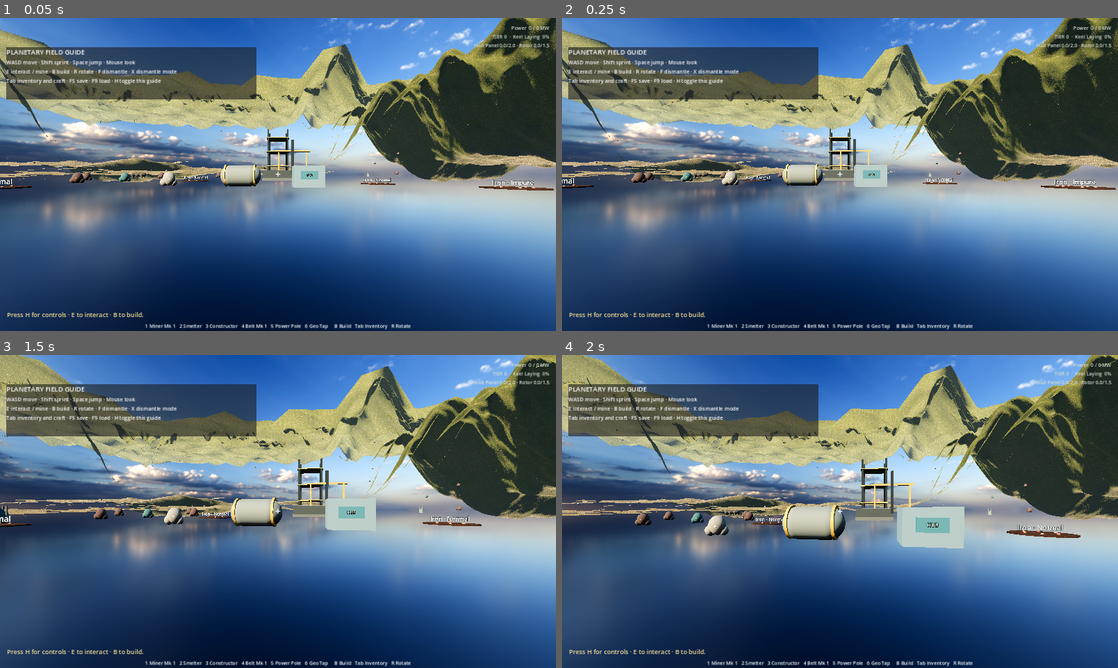
Above: before the commit, frames 1-4 (two rows, left to right).
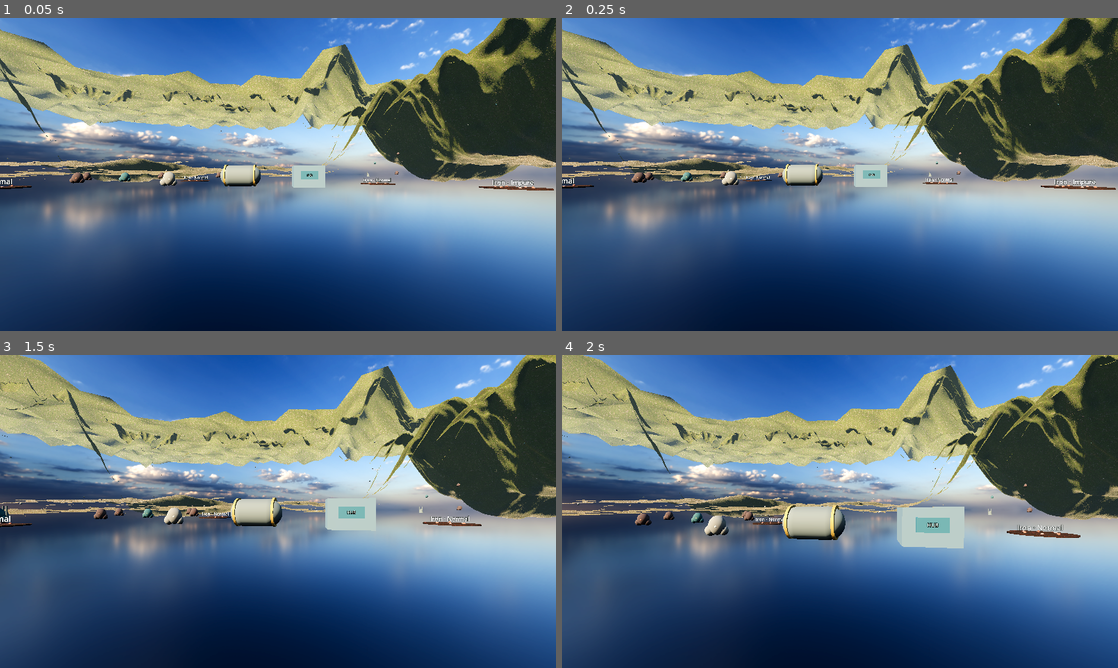
Above: after the commit, the same moments.

Repository: LoaiMaher/factory
Game: Godot game, scene res://scenes/main.tscn
Same seed, same stepped clock (60 frames per second), same inputs: the game is played once before the commit and once after it.
Inputs (mouse positions are in pixels of both pictures, inside the frame that each line leads up to):
- Up to frame 1 (0.05 s): no input
- Up to frame 2 (0.25 s): no input
- Up to frame 3 (1.5 s): tap H at 0.5, 1.25 s; move the mouse to (305, 511) at 0.52 s; hold W (move_forward) from 0.53 s (still down); tap E (interact) at 0.6 s; click (305, 511) at 0.67 s; tap Space (jump) at 0.77 s; move the mouse to (250, 511) at 1.27 s; tap Shift (sprint) at 1.35 s
- Up to frame 4 (2 s): keep holding W (move_forward); tap Space (jump) at 1.52 s

The runs differ from the first frame. In frame 1, 8.7% of the frame differs, in the area x 1-99%, y 2-100%; in frame 2, 8.7%; in frame 3, 8.8%; in frame 4, 8.9%.
Error after the commit: Parse Error: Could not find type "ConeMesh" in the current scope. (res://scripts/world/foliage.gd:174)

Commit message:
Add chunked foliage with saved footprint removal
Co-Authored-By: Devin AI <158243242+devin-ai-integration[bot]@users.noreply.github.com>

Diff:
--- a/scripts/main.gd
+++ b/scripts/main.gd
@@ -7,6 +7,7 @@
 var terrain: FactoryTerrain
 var player: FactoryPlayer
 var visuals: FactoryVisuals
+var foliage: FactoryFoliage
 var herd: BorebackHerd
 var hud: FactoryHUD
 var build_system: FactoryBuildSystem = FactoryBuildSystem.new()
@@ -45,6 +46,10 @@
 	player.name = "Player"
 	player.position = Vector3(0.0, terrain.height_at(0.0, 38.0) + 0.1, 38.0)
 	add_child(player)
+	foliage = FactoryFoliage.new()
+	foliage.name = "Foliage"
+	foliage.setup(terrain, player)
+	add_child(foliage)
 	visuals = FactoryVisuals.new()
 	visuals.name = "Visuals"
 	visuals.setup(sim, terrain)
@@ -297,6 +302,8 @@
 			return
 		if build_system.place_path(sim, path, build_system.selected):
 			_pay_cost(cost, total)
+			for path_cell: Dictionary in path:
+				foliage.remove_in_footprint(path_cell["cell"], Vector2i.ONE)
 			build_system.belt_start = null
 			hud.show_toast("Placed %d belts." % total)
 		else:
@@ -361,6 +368,7 @@
 		hud.show_toast("That footprint is blocked.")
 		return
 	_pay_cost(cost, 1)
+	foliage.remove_in_footprint(cell, _building_size(build_system.selected, build_system.rotation))
 	hud.show_toast("Placed %s." % build_system.selected.replace("_", " "))
 
 func _find_node(cell: Vector2i) -> Dictionary:
@@ -586,7 +594,10 @@
 			hud.show_toast("Save skipped · couldn't back up the existing save.", 6.0)
 			return
 		save_backup_pending = false
-	var world_state: Dictionary = {"boulders": terrain.ore_boulders.to_dict()}
+	var world_state: Dictionary = {
+		"boulders": terrain.ore_boulders.to_dict(),
+		"foliage": foliage.state.to_dict()
+	}
 	if save_system.save_game(sim, player, unlocked_tiers, world_state):
 		hud.show_toast("Saved to user://save.json")
 	else:
@@ -604,6 +615,7 @@
 	unlocked_tiers = int(loaded["unlocked_tiers"])
 	var world_state: Dictionary = loaded.get("world", {})
 	terrain.restore_boulders(world_state.get("boulders", {}))
+	foliage.restore_state(world_state.get("foliage", []))
 	hud.unlocked_tiers = unlocked_tiers
 	hud._update_hotbar()
 	last_spire_stage = sim.spire_stage
--- /dev/null
+++ b/scripts/world/foliage.gd
@@ -0,0 +1,358 @@
+extends Node3D
+class_name FactoryFoliage
+
+const WORLD_HALF_EXTENT: float = 512.0
+const CHUNK_SIZE: float = 128.0
+const TREES_PER_CHUNK: int = 132
+const GRASS_RADIUS: float = 60.0
+
+var terrain: FactoryTerrain
+var player: FactoryPlayer
+var state: FoliageState = FoliageState.new()
+var foliage_definitions: Array[Dictionary] = []
+var instance_lookup: Dictionary = {}
+var tree_colliders: Dictionary = {}
+var chunk_bodies: Dictionary = {}
+var grass_instance: MultiMeshInstance3D
+var grass_mesh: ArrayMesh
+var last_grass_region: Vector2i = Vector2i(999999, 999999)
+
+func setup(factory_terrain: FactoryTerrain, factory_player: FactoryPlayer) -> void:
+	terrain = factory_terrain
+	player = factory_player
+
+func _ready() -> void:
+	_generate_definitions()
+	if DisplayServer.get_name() == "headless":
+		return
+	_build_tree_multimeshes()
+	_build_scatter_multimeshes()
+	_build_grass_mesh()
+	_update_grass(true)
+
+func _process(_delta: float) -> void:
+	if DisplayServer.get_name() != "headless":
+		_update_grass(false)
+
+func restore_state(data: Variant) -> void:
+	state.from_dict(data)
+	for foliage_id: Variant in state.removed_ids:
+		_hide_instance(str(foliage_id))
+
+func remove_in_footprint(cell: Vector2i, size: Vector2i) -> void:
+	for definition: Dictionary in foliage_definitions:
+		var foliage_id: String = str(definition["id"])
+		if state.is_removed(foliage_id):
+			continue
+		var foliage_cell: Vector2i = terrain.cell_from_world(definition["position"])
+		if foliage_cell.x < cell.x or foliage_cell.x >= cell.x + size.x:
+			continue
+		if foliage_cell.y < cell.y or foliage_cell.y >= cell.y + size.y:
+			continue
+		state.remove(foliage_id)
+		_hide_instance(foliage_id)
+
+func _generate_definitions() -> void:
+	var rng: RandomNumberGenerator = RandomNumberGenerator.new()
+	rng.seed = 88341
+	var tree_index: int = 0
+	var bush_index: int = 0
+	var rock_index: int = 0
+	var occupied: Dictionary = {}
+	for chunk_z: int in range(8):
+		for chunk_x: int in range(8):
+			var start_x: float = -WORLD_HALF_EXTENT + float(chunk_x) * CHUNK_SIZE
+			var start_z: float = -WORLD_HALF_EXTENT + float(chunk_z) * CHUNK_SIZE
+			for _sample: int in range(TREES_PER_CHUNK):
+				var x: float = start_x + rng.randf_range(4.0, CHUNK_SIZE - 4.0)
+				var z: float = start_z + rng.randf_range(4.0, CHUNK_SIZE - 4.0)
+				if Vector2(x, z).distance_to(Vector2(0.0, 38.0)) < 112.0:
+					continue
+				if Vector2(x, z).distance_to(terrain.LAKE_CENTER) < 120.0:
+					continue
+				var density: float = terrain.forest_density_at(x, z)
+				if rng.randf() > density * 0.72:
+					continue
+				var cell_key: Vector2i = Vector2i(floori(x / 5.0), floori(z / 5.0))
+				if occupied.has(cell_key):
+					continue
+				occupied[cell_key] = true
+				var variant: int = rng.randi_range(0, 4)
+				var position: Vector3 = Vector3(x, terrain.height_at(x, z), z)
+				var chunk: Vector2i = Vector2i(chunk_x, chunk_z)
+				foliage_definitions.append({
+					"id": "tree_%05d" % tree_index,
+					"type": "tree",
+					"variant": variant,
+					"position": position,
+					"height": rng.randf_range(5.4, 7.4),
+					"scale": rng.randf_range(0.82, 1.2),
+					"yaw": rng.randf_range(0.0, TAU),
+					"chunk": chunk
+				})
+				tree_index += 1
+			for _sample: int in range(56):
+				var bush_x: float = start_x + rng.randf_range(3.0, CHUNK_SIZE - 3.0)
+				var bush_z: float = start_z + rng.randf_range(3.0, CHUNK_SIZE - 3.0)
+				var bush_density: float = terrain.forest_density_at(bush_x, bush_z)
+				if bush_density < 0.38 or rng.randf() > bush_density * 0.32:
+					continue
+				var bush_position: Vector3 = Vector3(bush_x, terrain.height_at(bush_x, bush_z), bush_z)
+				foliage_definitions.append({
+					"id": "bush_%05d" % bush_index,
+					"type": "bush",
+					"variant": rng.randi_range(0, 1),
+					"position": bush_position,
+					"scale": rng.randf_range(0.7, 1.25),
+					"yaw": rng.randf_range(0.0, TAU),
+					"chunk": Vector2i(chunk_x, chunk_z)
+				})
+				bush_index += 1
+			for _sample: int in range(24):
+				var rock_x: float = start_x + rng.randf_range(3.0, CHUNK_SIZE - 3.0)
+				var rock_z: float = start_z + rng.randf_range(3.0, CHUNK_SIZE - 3.0)
+				if Vector2(rock_x, rock_z).distance_to(Vector2(0.0, 38.0)) < 86.0 or rng.randf() > 0.28:
+					continue
+				var rock_position: Vector3 = Vector3(rock_x, terrain.height_at(rock_x, rock_z), rock_z)
+				foliage_definitions.append({
+					"id": "rock_%05d" % rock_index,
+					"type": "rock",
+					"variant": rng.randi_range(0, 1),
+					"position": rock_position,
+					"scale": rng.randf_range(0.38, 0.88),
+					"yaw": rng.randf_range(0.0, TAU),
+					"chunk": Vector2i(chunk_x, chunk_z)
+				})
+				rock_index += 1
+
+func _build_tree_multimeshes() -> void:
+	var groups: Dictionary = {}
+	for definition: Dictionary in foliage_definitions:
+		if definition["type"] != "tree" or state.is_removed(str(definition["id"])):
+			continue
+		var variant: int = int(definition["variant"])
+		if not groups.has(variant):
+			groups[variant] = {"trunks": [], "canopies": [], "indices": {}}
+		var group: Dictionary = groups[variant]
+		var position: Vector3 = definition["position"]
+		var height: float = float(definition["height"])
+		var scale: float = float(definition["scale"])
+		var yaw: float = float(definition["yaw"])
+		var basis: Basis = Basis(Vector3.UP, yaw).scaled(Vector3(scale, height / 5.4, scale))
+		var trunk_index: int = group["trunks"].size()
+		group["trunks"].append(Transform3D(basis, position + Vector3(0.0, height * 0.5, 0.0)))
+		var canopy_count: int = 2 if variant < 3 else 1
+		var canopy_index: int = group["canopies"].size()
+		if variant < 3:
+			group["canopies"].append(Transform3D(Basis(Vector3.UP, yaw).scaled(Vector3(scale, 0.78 * scale, scale)),
+				position + Vector3(0.0, height * 0.62, 0.0)))
+			group["canopies"].append(Transform3D(Basis(Vector3.UP, yaw).scaled(Vector3(scale * 0.72, 0.66 * scale, scale * 0.72)),
+				position + Vector3(0.0, height * 0.86, 0.0)))
+		else:
+			group["canopies"].append(Transform3D(Basis(Vector3.UP, yaw).scaled(Vector3(scale, scale, scale)),
+				position + Vector3(0.0, height * 0.79, 0.0)))
+		group["indices"][str(definition["id"])] = {
+			"trunk": trunk_index,
+			"canopy": canopy_index,
+			"canopy_count": canopy_count
+		}
+		groups[variant] = group
+
+	for variant: int in groups:
+		var group: Dictionary = groups[variant]
+		var trunk_mesh: CylinderMesh = CylinderMesh.new()
+		trunk_mesh.top_radius = 0.17
+		trunk_mesh.bottom_radius = 0.29
+		trunk_mesh.height = 5.4
+		trunk_mesh.radial_segments = 8
+		var bark: StandardMaterial3D = StandardMaterial3D.new()
+		bark.albedo_color = Color("514338")
+		bark.roughness = 0.94
+		var trunk_multimesh: MultiMesh = _make_multimesh("TreeTrunks_%d" % variant, trunk_mesh, bark, group["trunks"], 720.0)
+		var canopy_mesh: Mesh
+		if variant < 3:
+			var cone: ConeMesh = ConeMesh.new()
+			cone.bottom_radius = 1.7 + float(variant) * 0.12
+			cone.height = 4.1 + float(variant) * 0.25
+			cone.radial_segments = 7
+			canopy_mesh = cone
+		else:
+			var crown: SphereMesh = SphereMesh.new()
+			crown.radius = 1.55 + float(variant - 3) * 0.22
+			crown.height = 2.8 + float(variant - 3) * 0.2
+			crown.radial_segments = 9
+			crown.rings = 6
+			canopy_mesh = crown
+		var leaf_color: Color = [Color("253d2b"), Color("304633"), Color("3b4b35"), Color("4c6242"), Color("566946")][variant]
+		var leaves: ShaderMaterial = _wind_material(leaf_color, 0.08)
+		var canopy_multimesh: MultiMesh = _make_multimesh("TreeCanopies_%d" % variant, canopy_mesh, leaves, group["canopies"], 720.0)
+		for foliage_id: String in group["indices"]:
+			var indices: Dictionary = group["indices"][foliage_id]
+			var references: Array[Dictionary] = [
+				{"multimesh": trunk_multimesh, "index": int(indices["trunk"])}
+			]
+			for canopy_index: int in range(int(indices["canopy_count"])):
+				references.append({"multimesh": canopy_multimesh, "index": int(indices["canopy"]) + canopy_index})
+			instance_lookup[foliage_id] = references
+	for definition: Dictionary in foliage_definitions:
+		if definition["type"] == "tree" and not state.is_removed(str(definition["id"])):
+			_add_trunk_collision(definition)
+
+func _build_scatter_multimeshes() -> void:
+	var groups: Dictionary = {}
+	for definition: Dictionary in foliage_definitions:
+		if definition["type"] == "tree" or state.is_removed(str(definition["id"])):
+			continue
+		var group_key: String = "%s_%d" % [definition["type"], int(definition["variant"])]
+		if not groups.has(group_key):
+			groups[group_key] = {"transforms": [], "indices": {}}
+		var group: Dictionary = groups[group_key]
+		var position: Vector3 = definition["position"]
+		var scale: float = float(definition["scale"])
+		var basis: Basis = Basis(Vector3.UP, float(definition["yaw"])).scaled(Vector3(scale, scale, scale))
+		var instance_index: int = group["transforms"].size()
+		var vertical_offset: float = 0.44 if definition["type"] == "bush" else 0.35 * scale
+		group["transforms"].append(Transform3D(basis, position + Vector3(0.0, vertical_offset, 0.0)))
+		group["indices"][str(definition["id"])] = instance_index
+		groups[group_key] = group
+
+	for group_key: String in groups:
+		var group: Dictionary = groups[group_key]
+		var pieces: PackedStringArray = group_key.split("_")
+		var kind: String = pieces[0]
+		var variant: int = int(pieces[1])
+		var mesh: Mesh
+		var material: Material
+		if kind == "bush":
+			var bush: SphereMesh = SphereMesh.new()
+			bush.radius = 0.68 + float(variant) * 0.12
+			bush.height = 0.92 + float(variant) * 0.14
+			mesh = bush
+			material = _wind_material(Color("384a2e") if variant == 0 else Color("536342"), 0.05)
+		else:
+			var rock: SphereMesh = SphereMesh.new()
+			rock.radius = 0.72
+			rock.height = 1.05
+			rock.radial_segments = 8
+			rock.rings = 5
+			mesh = rock
+			var rock_material: StandardMaterial3D = StandardMaterial3D.new()
+			rock_material.albedo_color = Color("68655a") if variant == 0 else Color("82786a")
+			rock_material.roughness = 0.95
+			material = rock_material
+		var multimesh: MultiMesh = _make_multimesh("Foliage_%s" % group_key, mesh, material, group["transforms"], 720.0)
+		for foliage_id: String in group["indices"]:
+			instance_lookup[foliage_id] = [{"multimesh": multimesh, "index": int(group["indices"][foliage_id])}]
+
+func _make_multimesh(node_name: String, mesh: Mesh, material: Material, transforms: Array, visibility_end: float) -> MultiMesh:
+	var multimesh: MultiMesh = MultiMesh.new()
+	multimesh.transform_format = MultiMesh.TRANSFORM_3D
+	multimesh.mesh = mesh
+	multimesh.instance_count = transforms.size()
+	for index: int in range(transforms.size()):
+		multimesh.set_instance_transform(index, transforms[index])
+	var instance: MultiMeshInstance3D = MultiMeshInstance3D.new()
+	instance.name = node_name
+	instance.multimesh = multimesh
+	instance.material_override = material
+	instance.visibility_range_end = visibility_end
+	instance.visibility_range_end_margin = 64.0
+	instance.visibility_range_fade_mode = GeometryInstance3D.VISIBILITY_RANGE_FADE_SELF
+	add_child(instance)
+	return multimesh
+
+func _add_trunk_collision(definition: Dictionary) -> void:
+	var chunk: Vector2i = definition["chunk"]
+	if not chunk_bodies.has(chunk):
+		var body: StaticBody3D = StaticBody3D.new()
+		body.name = "TreeCollision_%d_%d" % [chunk.x, chunk.y]
+		body.position = Vector3(-WORLD_HALF_EXTENT + float(chunk.x) * CHUNK_SIZE, 0.0,
+			-WORLD_HALF_EXTENT + float(chunk.y) * CHUNK_SIZE)
+		chunk_bodies[chunk] = body
+		add_child(body)
+	var body: StaticBody3D = chunk_bodies[chunk]
+	var collision: CollisionShape3D = CollisionShape3D.new()
+	var capsule: CapsuleShape3D = CapsuleShape3D.new()
+	capsule.radius = 0.24
+	capsule.height = 4.8
+	collision.shape = capsule
+	var position: Vector3 = definition["position"]
+	collision.position = Vector3(position.x - body.position.x, position.y + 2.3, position.z - body.position.z)
+	body.add_child(collision)
+	tree_colliders[str(definition["id"])] = collision
+
+func _hide_instance(foliage_id: String) -> void:
+	if instance_lookup.has(foliage_id):
+		for reference: Dictionary in instance_lookup[foliage_id]:
+			var multimesh: MultiMesh = reference["multimesh"]
+			var index: int = int(reference["index"])
+			multimesh.set_instance_transform(index, Transform3D(Basis.IDENTITY.scaled(Vector3.ZERO), Vector3(0.0, -10000.0, 0.0)))
+	if tree_colliders.has(foliage_id):
+		(tree_colliders[foliage_id] as CollisionShape3D).disabled = true
+
+func _build_grass_mesh() -> void:
+	var vertices: PackedVector3Array = PackedVector3Array([
+		Vector3(-0.18, 0.0, 0.0), Vector3(0.18, 0.0, 0.0), Vector3(0.08, 0.92, 0.0), Vector3(-0.08, 0.92, 0.0),
+		Vector3(0.0, 0.0, -0.18), Vector3(0.0, 0.0, 0.18), Vector3(0.0, 0.92, 0.08), Vector3(0.0, 0.92, -0.08)
+	])
+	var normals: PackedVector3Array = PackedVector3Array([
+		Vector3(0.0, 0.0, 1.0), Vector3(0.0, 0.0, 1.0), Vector3(0.0, 0.0, 1.0), Vector3(0.0, 0.0, 1.0),
+		Vector3(1.0, 0.0, 0.0), Vector3(1.0, 0.0, 0.0), Vector3(1.0, 0.0, 0.0), Vector3(1.0, 0.0, 0.0)
+	])
+	var uvs: PackedVector2Array = PackedVector2Array([
+		Vector2(0.0, 0.0), Vector2(1.0, 0.0), Vector2(1.0, 1.0), Vector2(0.0, 1.0),
+		Vector2(0.0, 0.0), Vector2(1.0, 0.0), Vector2(1.0, 1.0), Vector2(0.0, 1.0)
+	])
+	var indices: PackedInt32Array = PackedInt32Array([0, 1, 2, 0, 2, 3, 4, 5, 6, 4, 6, 7])
+	var arrays: Array = []
+	arrays.resize(Mesh.ARRAY_MAX)
+	arrays[Mesh.ARRAY_VERTEX] = vertices
+	arrays[Mesh.ARRAY_NORMAL] = normals
+	arrays[Mesh.ARRAY_TEX_UV] = uvs
+	arrays[Mesh.ARRAY_INDEX] = indices
+	grass_mesh = ArrayMesh.new()
+	grass_mesh.add_surface_from_arrays(Mesh.PRIMITIVE_TRIANGLES, arrays)
+	grass_instance = MultiMeshInstance3D.new()
+	grass_instance.name = "NearGrass"
+	grass_instance.multimesh = MultiMesh.new()
+	grass_instance.multimesh.transform_format = MultiMesh.TRANSFORM_3D
+	grass_instance.multimesh.mesh = grass_mesh
+	grass_instance.material_override = _wind_material(Color("758b43"), 0.22)
+	grass_instance.visibility_range_end = GRASS_RADIUS + 8.0
+	grass_instance.visibility_range_end_margin = 8.0
+	grass_instance.visibility_range_fade_mode = GeometryInstance3D.VISIBILITY_RANGE_FADE_SELF
+	add_child(grass_instance)
+
+func _update_grass(force: bool) -> void:
+	if player == null or grass_instance == null:
+		return
+	var region: Vector2i = Vector2i(floori(player.global_position.x / 20.0), floori(player.global_position.z / 20.0))
+	if not force and region == last_grass_region:
+		return
+	last_grass_region = region
+	var rng: RandomNumberGenerator = RandomNumberGenerator.new()
+	rng.seed = int(region.x * 73856093) ^ int(region.y * 19349663) ^ 1357
+	var transforms: Array[Transform3D] = []
+	for _index: int in range(4800):
+		var angle: float = rng.randf_range(0.0, TAU)
+		var radius: float = sqrt(rng.randf()) * GRASS_RADIUS
+		var x: float = player.global_position.x + cos(angle) * radius
+		var z: float = player.global_position.z + sin(angle) * radius
+		if absf(x) > WORLD_HALF_EXTENT - 8.0 or absf(z) > WORLD_HALF_EXTENT - 8.0:
+			continue
+		if Vector2(x, z).distance_to(terrain.LAKE_CENTER) < 78.0:
+			continue
+		var position: Vector3 = Vector3(x, terrain.height_at(x, z), z)
+		var scale: float = rng.randf_range(0.55, 1.3)
+		var basis: Basis = Basis(Vector3.UP, rng.randf_range(0.0, TAU)).scaled(Vector3(scale, scale, scale))
+		transforms.append(Transform3D(basis, position))
+	grass_instance.multimesh.instance_count = transforms.size()
+	for index: int in range(transforms.size()):
+		grass_instance.multimesh.set_instance_transform(index, transforms[index])
+
+func _wind_material(tint: Color, strength: float) -> ShaderMaterial:
+	var material: ShaderMaterial = ShaderMaterial.new()
+	material.shader = load("res://shaders/foliage_wind.gdshader") as Shader
+	material.set_shader_parameter("foliage_tint", tint)
+	material.set_shader_parameter("wind_strength", strength)
+	return material
--- /dev/null
+++ b/scripts/world/foliage_state.gd
@@ -0,0 +1,27 @@
+extends RefCounted
+class_name FoliageState
+
+var removed_ids: Dictionary = {}
+
+func remove(foliage_id: String) -> void:
+	removed_ids[foliage_id] = true
+
+func is_removed(foliage_id: String) -> bool:
+	return bool(removed_ids.get(foliage_id, false))
+
+func to_dict() -> Array[String]:
+	var ids: Array[String] = []
+	for foliage_id: Variant in removed_ids:
+		ids.append(str(foliage_id))
+	ids.sort()
+	return ids
+
+func from_dict(data: Variant) -> void:
+	removed_ids.clear()
+	if data is Array:
+		for foliage_id: Variant in data:
+			removed_ids[str(foliage_id)] = true
+	elif data is Dictionary:
+		for foliage_id: Variant in data:
+			if bool(data[foliage_id]):
+				removed_ids[str(foliage_id)] = true
--- /dev/null
+++ b/shaders/foliage_wind.gdshader
@@ -0,0 +1,17 @@
+shader_type spatial;
+render_mode cull_disabled, diffuse_burley, specular_schlick_ggx;
+
+uniform vec4 foliage_tint : source_color = vec4(0.17, 0.28, 0.15, 1.0);
+uniform float wind_strength = 0.13;
+
+void vertex() {
+	float height_weight = clamp(VERTEX.y * 0.22 + 0.5, 0.0, 1.0);
+	float gust = sin(TIME * 1.35 + VERTEX.x * 0.8 + VERTEX.z * 1.1);
+	VERTEX.x += gust * height_weight * wind_strength;
+	VERTEX.z += cos(TIME * 0.9 + VERTEX.x * 0.45) * height_weight * wind_strength * 0.42;
+}
+
+void fragment() {
+	ALBEDO = foliage_tint.rgb;
+	ROUGHNESS = 0.92;
+}
--- a/tests/run_tests.gd
+++ b/tests/run_tests.gd
@@ -18,7 +18,8 @@
 	_test_save_round_trip()
 	_test_save_backup()
 	_test_ore_boulders()
-	print("RESULT: %d/9 test groups passed" % passed_groups)
+	_test_foliage_state()
+	print("RESULT: %d/10 test groups passed" % passed_groups)
 	quit(1 if failures > 0 else 0)
 
 func _test_belt_throughput() -> void:
@@ -293,9 +294,10 @@
 	sim.discovered_nodes["hidden_iron"] = true
 	var save_system: FactorySaveSystem = FactorySaveSystem.new()
 	save_system.save_path = "user://factory_round_trip_test.json"
-	var world_state: Dictionary = {"boulders": {
-		"near_iron_00": {"item": "iron_ore", "remaining": 7, "capacity": 15}
-	}}
+	var world_state: Dictionary = {
+		"boulders": {"near_iron_00": {"item": "iron_ore", "remaining": 7, "capacity": 15}},
+		"foliage": ["tree_00001", "rock_00002"]
+	}
 	var player: FactoryPlayer = FactoryPlayer.new()
 	get_root().add_child(player)
 	player.set_panel_open(true)
@@ -419,6 +421,19 @@
 		str(old_save.to_dict()))
 	_finish_group()
 
+func _test_foliage_state() -> void:
+	var state: FoliageState = FoliageState.new()
+	state.remove("tree_00001")
+	state.remove("bush_00008")
+	var restored: FoliageState = FoliageState.new()
+	restored.from_dict(state.to_dict())
+	_check("foliage removal IDs survive save/load", restored.is_removed("tree_00001")
+		and restored.is_removed("bush_00008") and restored.to_dict().size() == 2, str(restored.to_dict()))
+	var empty_state: FoliageState = FoliageState.new()
+	empty_state.from_dict([])
+	_check("missing foliage data starts with all foliage present", empty_state.to_dict().is_empty(), str(empty_state.to_dict()))
+	_finish_group()
+
 func _run_for(sim: FactorySim, seconds: float) -> void:
 	var ticks: int = roundi(seconds / 0.05)
 	for _index: int in range(ticks):
